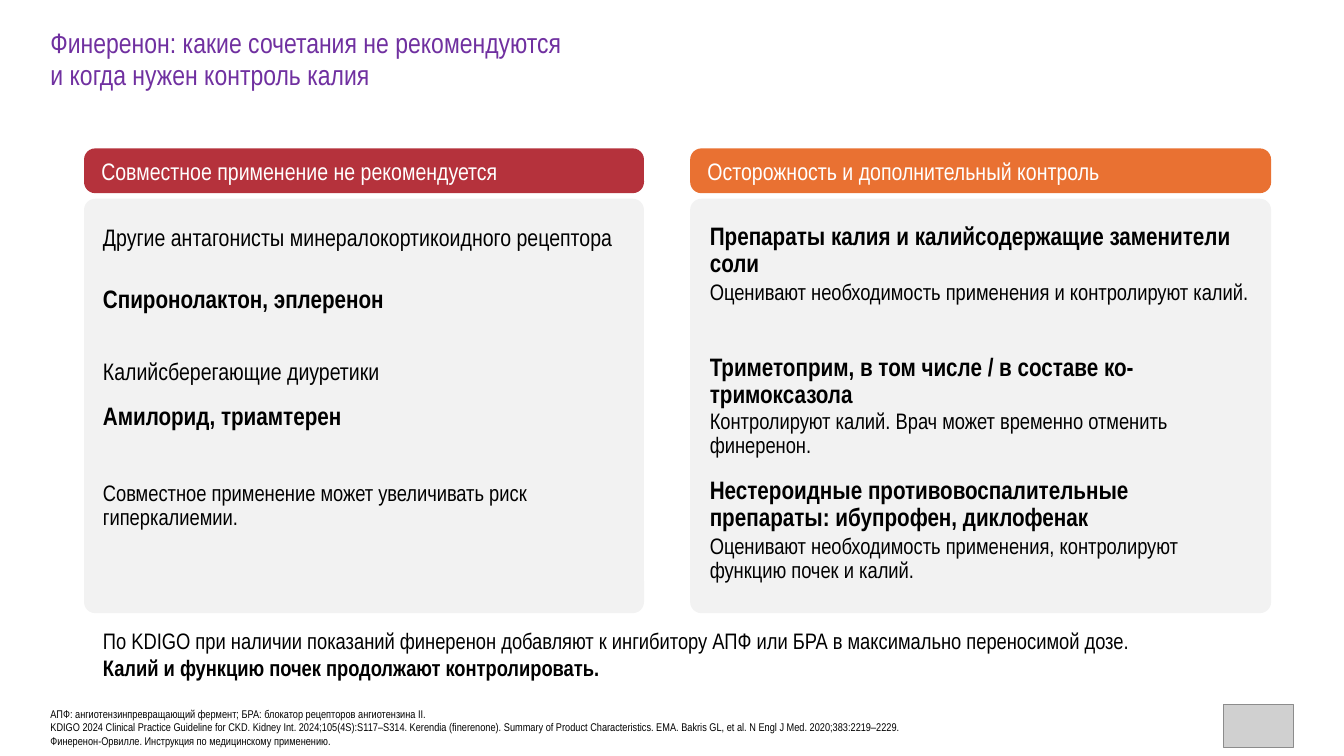
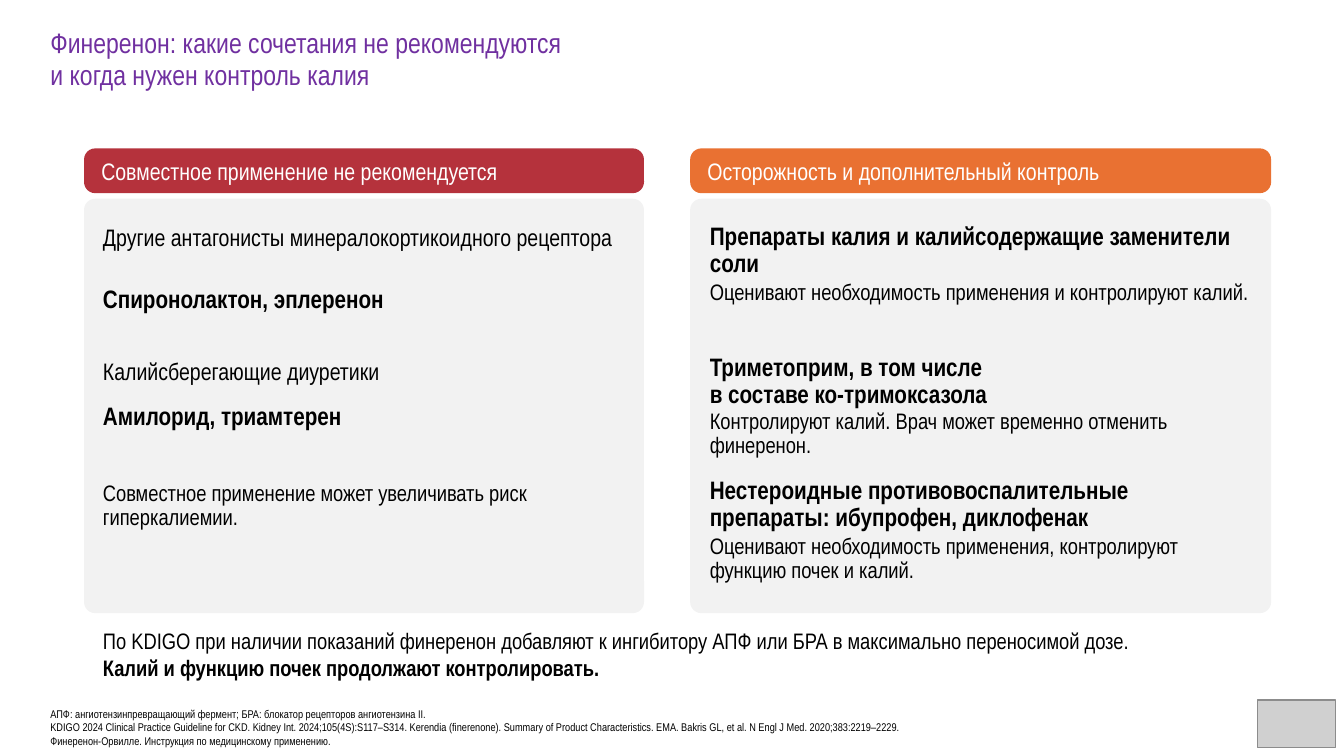
Before and after one commit to drabdulbosit1-eng/my-test-cloud, a slide deck: slide 28 of finerenone/Finerenone_Levin_reviewed.pptx. Drawn at 1344x756 pixels with LibreOffice and Linux fonts; fonts in the diff are those of the drawing; grey boxes stand for pictures. Boxes give left, top, right and bottom in pixels: in the first picture for what was removed or moved away, otherwise in the second. Text is boxed around its words. In the diff, an @@ line names an element or a change of style, - is before the commit and + after.

```diff
--- a/finerenone/Finerenone_Levin_reviewed.pptx
+++ b/finerenone/Finerenone_Levin_reviewed.pptx
@@ text at box(710, 358, 987, 409): text changed @@
-Триметоприм, в том числе / в составе ко-тримоксазола
+Триметоприм, в том числе
+в составе ко-тримоксазола
@@ picture: place and size @@
-picture at box(1224, 705, 1294, 748)
+picture at box(1258, 700, 1336, 747)
```
Also in this commit, not shown: 46 other slides changed, 1 other file.
